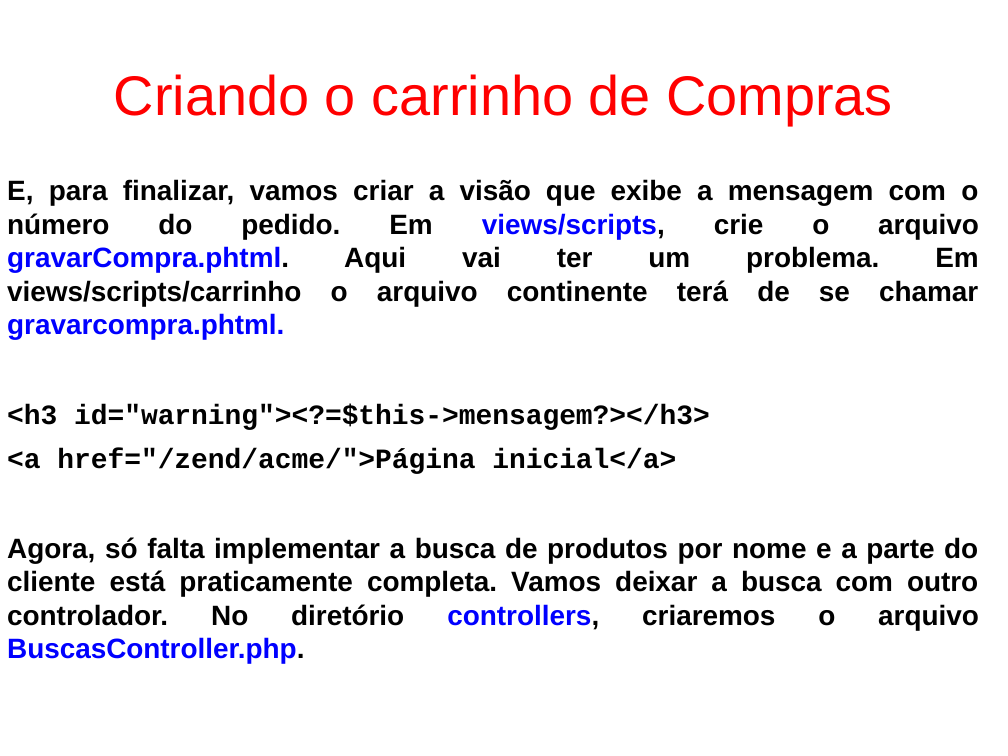
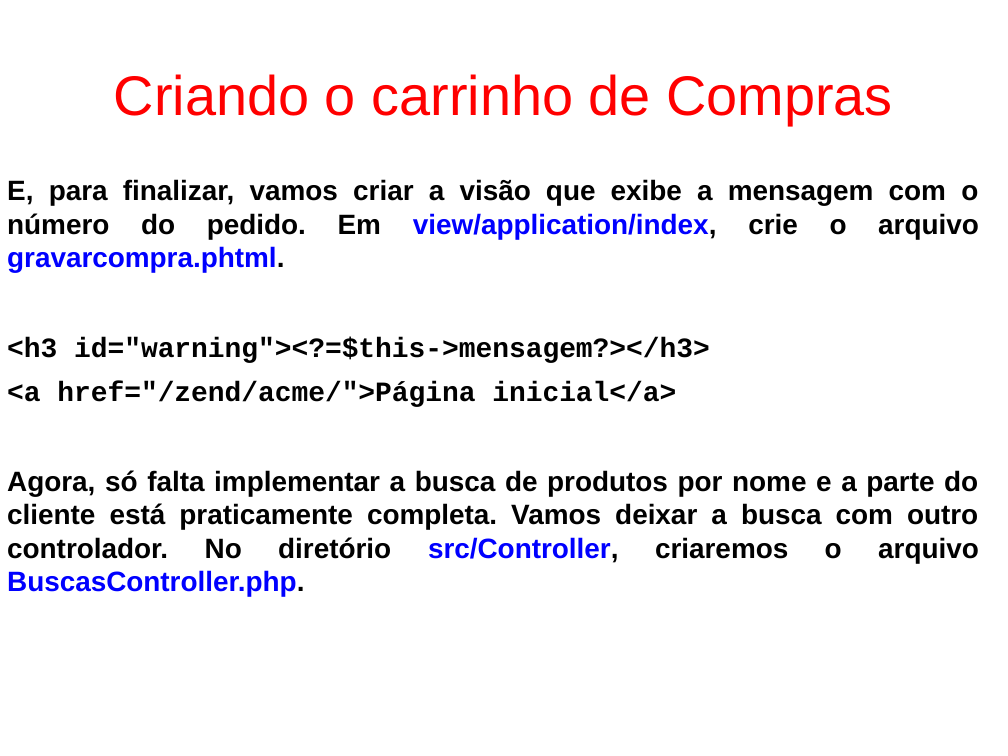
Before and after one commit to fgsl/lojasacme, a slide deck: slide 118 of docs/tutorial.odp. Drawn at 1008x756 pixels with LibreOffice and Linux fonts; fonts in the diff are those of the drawing. Boxes give left, top, right and bottom in pixels: in the first picture for what was removed or moved away, otherwise in the second. Text is boxed around its words. In the diff, an @@ line names an element or a change of style, - is before the commit and + after.

Commit message:
Implementar a busca de produtos #65

```diff
--- a/docs/tutorial.odp
+++ b/docs/tutorial.odp
@@ text at bbox=[7, 179, 979, 272]: text changed @@
-E, para finalizar, vamos criar a visão que exibe a mensagem com o número do pedido. Em views/scripts, crie o arquivo gravarCompra.phtml. Aqui vai ter um problema. Em views/scripts/carrinho o arquivo continente terá de se chamar gravarcompra.phtml.
+E, para finalizar, vamos criar a visão que exibe a mensagem com o número do pedido. Em view/application/index, crie o arquivo gravarcompra.phtml.
@@ text at bbox=[7, 470, 979, 596]: text changed @@
-Agora, só falta implementar a busca de produtos por nome e a parte do cliente está praticamente completa. Vamos deixar a busca com outro controlador. No diretório controllers, criaremos o arquivo BuscasController.php.
+Agora, só falta implementar a busca de produtos por nome e a parte do cliente está praticamente completa. Vamos deixar a busca com outro controlador. No diretório src/Controller, criaremos o arquivo BuscasController.php.
```
Also in this commit, not shown: 3 other slides changed, 5 other files.
